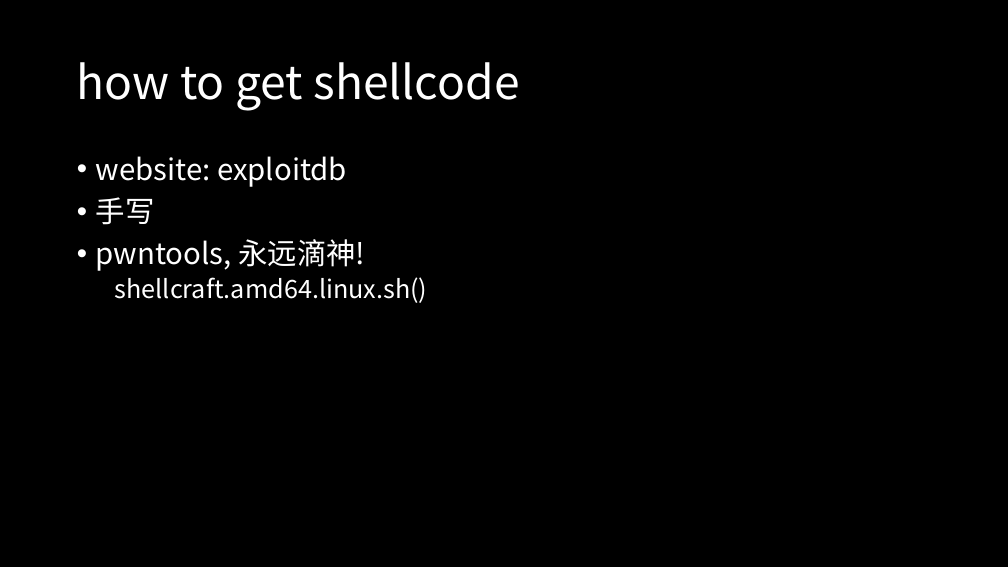
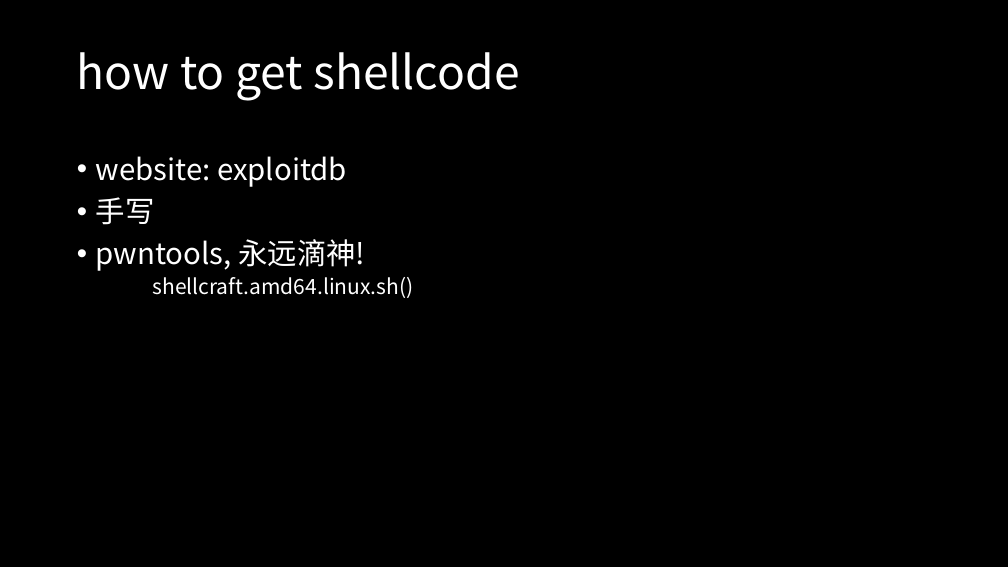
Before and after one commit to 7Hxz233/Lilac_2020_summer_pwn, a slide deck: slide 7 of slides/2-shellcode.pptx. Drawn at 1008x567 pixels with LibreOffice and Linux fonts; fonts in the diff are those of the drawing. Boxes give left, top, right and bottom in pixels: in the first picture for what was removed or moved away, otherwise in the second. Text is boxed around its words. In the diff, an @@ line names an element or a change of style, - is before the commit and + after.

Commit message:
update: shellcode, fmt_str

```diff
--- a/slides/2-shellcode.pptx
+++ b/slides/2-shellcode.pptx
@@ title "how to get shellcode": place and size @@
-title "how to get shellcode" at [77,62,519,111]
+title "how to get shellcode" at [77,52,519,101]
@@ text at [152,277,413,298]: size 24 to 20 pt in "shellcraft.amd64.linux.sh()"; list level 2 to 3 in "shellcraft.amd64.linux.sh()" @@
```
Also in this commit, not shown: 4 other slides changed, 3 other files.
